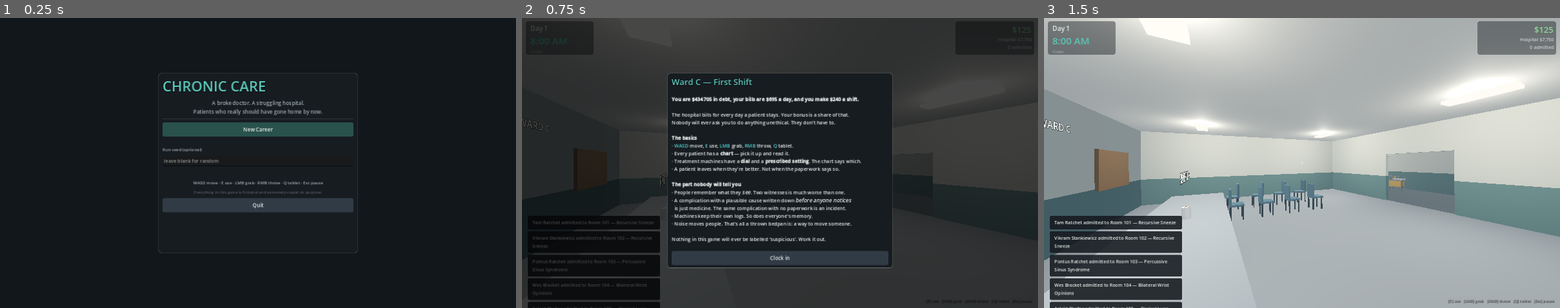
Above: before the commit, frames 1-3 (left to right).
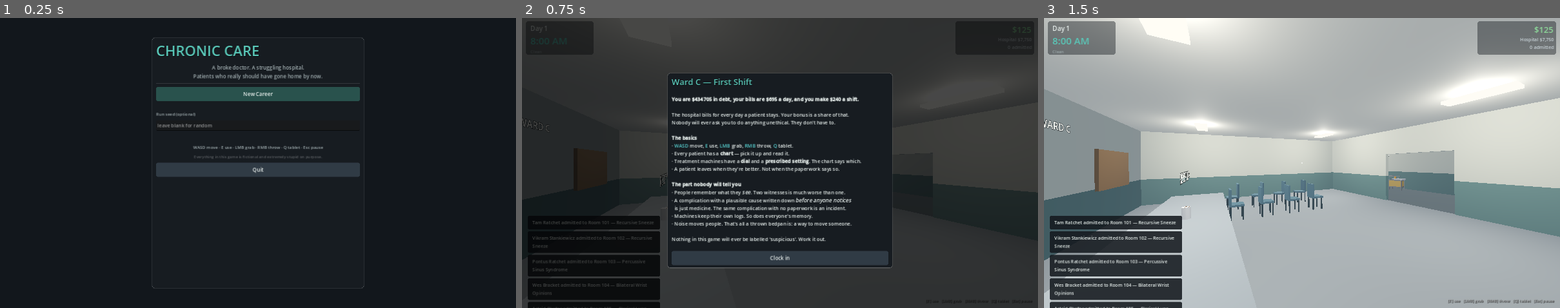
Above: after the commit, the same moments.

Repository: masonobegi/crypts-of-chaos
Game: Godot game, scene res://scenes/Boot.tscn
Two runs of this game, one before a commit and one after it. Both use one fixed random seed, a clock stepped at 60 frames per second and the inputs below.
Inputs:
- Up to frame 1 (0.25 s): no input
- Up to frame 2 (0.75 s): click "New Career" at 0.5 s
- Up to frame 3 (1.5 s): click "Clock in" at 1.25 s

The runs differ from the first frame. In frame 1, 9.5% of the frame differs, in the area x 29-71%, y 6-94%; in frame 2, nothing differs; in frame 3, nothing differs.

Commit message:
Career meta: endings unlock starting perks
One career ends in one of nine endings, and without something carried forward
the sandbox has no reason to be replayed once you have seen it work. Each
ending now unlocks a starting perk shaped by how that career went — going
bankrupt gets the loans consolidated, going to prison means somebody outside
owes you a favour, being struck off leaves you with thicker skin against the
sanction ladder, and running a genuinely good ward means your name opens doors.

Persisted separately from the save game in user://meta.json, so it survives
starting over. The main menu shows careers finished, endings found, and lets
you pick from what you have unlocked.

Tests assert that perks are locked until their ending is reached, that every
perk's source ending actually exists (a perk from a nonexistent ending could
never unlock), that selecting a locked perk is a no-op, and that each perk
genuinely changes the starting state rather than only setting a flag.

595 assertions, 37 smoke checks, 12 balance checks.

Co-Authored-By: Claude Opus 5 <noreply@anthropic.com>
Claude-Session: https://claude.ai/code/session_012v14cF2GepYx5imtAqBXn5

Diff:
--- a/project.godot
+++ b/project.godot
@@ -22,6 +22,7 @@
 GameState="*res://scripts/autoload/GameState.gd"
 AudioMgr="*res://scripts/autoload/AudioMgr.gd"
 SaveSystem="*res://scripts/autoload/SaveSystem.gd"
+Meta="*res://scripts/autoload/Meta.gd"
 
 [display]
 
--- /dev/null
+++ b/scripts/autoload/Meta.gd
@@ -0,0 +1,161 @@
+extends Node
+## Progress that survives a career.
+##
+## One career is 45–120 minutes and terminates in an ending. Without something
+## carried forward, the sandbox has no reason to be replayed once you have seen
+## it work. Endings unlock starting perks, so the ways you fail are also the ways
+## you get stronger — and the perks are deliberately shaped by the ending that
+## grants them.
+
+const PATH := "user://meta.json"
+
+## ending id -> perk it unlocks
+const PERKS := {
+	"consolidated": {
+		"name": "Consolidated Debt", "from": "bankrupt",
+		"desc": "You finally got the loans onto one statement. Daily outflow down 20%.",
+	},
+	"good_name": {
+		"name": "A Good Name", "from": "saint",
+		"desc": "People remember the ward you ran. Hospital and doctor standing start higher.",
+	},
+	"retainer": {
+		"name": "Solicitor On Speed Dial", "from": "tycoon",
+		"desc": "You start with the legal retainer already in place.",
+	},
+	"loyal_ward": {
+		"name": "The Old Crew", "from": "medical_mafia",
+		"desc": "Staff start considerably more loyal, and considerably less talkative.",
+	},
+	"clean_slate": {
+		"name": "Cooperating Witness", "from": "whistleblower",
+		"desc": "Government scrutiny starts at zero, and institutional heat cools faster.",
+	},
+	"old_hand": {
+		"name": "Steady Hands", "from": "legendary",
+		"desc": "You read patients better. Vitals are markedly less noisy from day one.",
+	},
+	"confidential_waste": {
+		"name": "Contacts In Facilities", "from": "fraud_king",
+		"desc": "The confidential waste contract is already signed.",
+	},
+	"a_friend": {
+		"name": "A Friend Outside", "from": "prison",
+		"desc": "Somebody owed you. Start with an extra $2,000 and no questions.",
+	},
+	"thick_skin": {
+		"name": "Thick Skin", "from": "license_revoked",
+		"desc": "You have been through it. The sanction ladder starts one rung more forgiving.",
+	},
+}
+
+var endings_seen: Dictionary = {}       ## ending id -> times reached
+var runs_completed: int = 0
+var best_earnings: int = 0
+var longest_career: int = 0
+var selected_perk: String = ""
+
+func _ready() -> void:
+	load_meta()
+
+# ------------------------------------------------------------------ unlocks
+func unlocked_perks() -> Array[String]:
+	var out: Array[String] = []
+	for id in PERKS:
+		if endings_seen.has(String(PERKS[id]["from"])):
+			out.append(String(id))
+	return out
+
+func is_unlocked(perk_id: String) -> bool:
+	return unlocked_perks().has(perk_id)
+
+func perk_name(perk_id: String) -> String:
+	return String(PERKS.get(perk_id, {}).get("name", perk_id))
+
+func perk_desc(perk_id: String) -> String:
+	return String(PERKS.get(perk_id, {}).get("desc", ""))
+
+## Which ending is still needed to unlock a given perk.
+func perk_source(perk_id: String) -> String:
+	return String(PERKS.get(perk_id, {}).get("from", ""))
+
+func select_perk(perk_id: String) -> void:
+	selected_perk = perk_id if is_unlocked(perk_id) else ""
+	save_meta()
+
+# ------------------------------------------------------------------ recording
+func record_ending(ending_id: String) -> void:
+	endings_seen[ending_id] = int(endings_seen.get(ending_id, 0)) + 1
+	runs_completed += 1
+	best_earnings = maxi(best_earnings, int(GameState.stats.get("personal_earned", 0)))
+	longest_career = maxi(longest_career, GameState.day)
+	save_meta()
+
+func endings_found() -> int:
+	return endings_seen.size()
+
+# ------------------------------------------------------------------ application
+## Applied immediately after GameState.start_new_career().
+func apply_perk() -> void:
+	if selected_perk == "" or not is_unlocked(selected_perk):
+		return
+	match selected_perk:
+		"consolidated":
+			for d in GameState.debts:
+				d["daily"] = int(float(d.get("daily", 0)) * 0.8)
+		"good_name":
+			GameState.adjust_rep("hospital", 0.18)
+			GameState.adjust_rep("doctor", 0.15)
+		"retainer":
+			GameState.owned_upgrades.append("legal_retainer")
+		"loyal_ward":
+			GameState.set_flag("perk_loyal_ward", true)
+		"clean_slate":
+			GameState.reputation["gov_scrutiny"] = 0.0
+			GameState.set_flag("perk_fast_cooling", true)
+		"old_hand":
+			GameState.set_flag("perk_steady_hands", true)
+		"confidential_waste":
+			GameState.owned_upgrades.append("shred_bin")
+		"a_friend":
+			GameState.add_personal(2000, "a friend outside")
+		"thick_skin":
+			GameState.set_flag("perk_thick_skin", true)
+	Log.i("perk applied: %s" % selected_perk, "Meta")
+
+# ------------------------------------------------------------------ persistence
+func save_meta() -> void:
+	var f := FileAccess.open(PATH, FileAccess.WRITE)
+	if f == null:
+		return
+	f.store_string(JSON.stringify({
+		"endings": endings_seen, "runs": runs_completed,
+		"best": best_earnings, "longest": longest_career,
+		"perk": selected_perk,
+	}, "  "))
+	f.close()
+
+func load_meta() -> void:
+	if not FileAccess.file_exists(PATH):
+		return
+	var f := FileAccess.open(PATH, FileAccess.READ)
+	if f == null:
+		return
+	var parsed: Variant = JSON.parse_string(f.get_as_text())
+	f.close()
+	if typeof(parsed) != TYPE_DICTIONARY:
+		return
+	var d: Dictionary = parsed
+	endings_seen = d.get("endings", {})
+	runs_completed = int(d.get("runs", 0))
+	best_earnings = int(d.get("best", 0))
+	longest_career = int(d.get("longest", 0))
+	selected_perk = String(d.get("perk", ""))
+
+func reset() -> void:
+	endings_seen.clear()
+	runs_completed = 0
+	best_earnings = 0
+	longest_career = 0
+	selected_perk = ""
+	save_meta()
--- a/scripts/core/game.gd
+++ b/scripts/core/game.gd
@@ -169,6 +169,9 @@
 	add_child(n)
 	n.global_position = hospital.point_in("station", "nurse_spawn")
 	var mind := DB.make_mind(n.npc_id, n.display, "nurse", arch)
+	if GameState.flag("perk_loyal_ward", false):
+		mind.trust = clampf(mind.trust + 0.25, 0.0, 1.0)
+		mind.talkativeness = maxf(0.05, mind.talkativeness - 0.3)
 	suspicion.register(mind, n)
 
 func _spawn_doctor(arch: String, index: int) -> void:
@@ -245,4 +248,5 @@
 
 func _on_game_over(ending_id: String) -> void:
 	GameState.set_phase(GameState.Phase.GAME_OVER)
+	Meta.record_ending(ending_id)
 	EventBus.request_ui.emit("game_over", {"ending": ending_id})
--- a/scripts/core/patient.gd
+++ b/scripts/core/patient.gd
@@ -146,6 +146,8 @@
 	# The diagnostics bench upgrade is the only thing that makes these readings
 	# trustworthy — before that, you are reading a person, not an instrument.
 	var noise_scale: float = Upgrades.vitals_noise_scale()
+	if GameState.flag("perk_steady_hands", false):
+		noise_scale *= 0.6
 	var n := func(k: String, spread: float) -> float:
 		return RNG.noise("vitals_%s_%s_%d" % [id, k, int(GameState.career_minutes / 30)],
 			spread * noise_scale)
--- a/scripts/systems/investigation_system.gd
+++ b/scripts/systems/investigation_system.gd
@@ -315,6 +315,10 @@
 	# The ladder gets much harder to climb past Probation. Losing a licence
 	# should take a sustained pattern across many shifts, not one bad week —
 	# the whole point of the ladder is that it gives you room to recover.
+	if GameState.flag("perk_thick_skin", false) and before <= 1:
+		steps = maxi(0, steps - 1)
+		if steps <= 0:
+			return
 	if before >= 4:
 		# Scaled by heat: a doctor who has cooled off gets room to recover, one
 		# running at maximum institutional heat does not.
--- a/scripts/systems/shift_system.gd
+++ b/scripts/systems/shift_system.gd
@@ -253,6 +253,8 @@
 	suspicion.run_statistical_review(patient_system.average_overstay(),
 		patient_system.active_count(), rolling_complication_rate())
 
+	if GameState.flag("perk_fast_cooling", false):
+		GameState.add_heat(-0.03, "cooperating witness")
 	var clean := _was_clean_shift()
 	investigations.consider_de_escalation(clean)
 	if not clean:
--- a/scripts/ui/main_menu.gd
+++ b/scripts/ui/main_menu.gd
@@ -12,7 +12,7 @@
 	bg.set_anchors_and_offsets_preset(Control.PRESET_FULL_RECT)
 	add_child(bg)
 
-	var panel := UIKit.center_panel(620, 560)
+	var panel := UIKit.center_panel(660, 780)
 	add_child(panel)
 	var v := UIKit.vbox(10)
 	panel.add_child(v)
@@ -30,6 +30,28 @@
 			if String(s["slot"]) == SaveSystem.AUTOSAVE:
 				label = "Continue — Day %d, %s" % [int(s["day"]), UIKit.money_str(int(s["money"]))]
 		v.add_child(UIKit.button(label, _continue))
+
+	if Meta.runs_completed > 0:
+		v.add_child(UIKit.rule())
+		v.add_child(UIKit.row("Careers finished", str(Meta.runs_completed)))
+		v.add_child(UIKit.row("Endings found", "%d of %d" % [
+			Meta.endings_found(), Endings.ENDINGS.size()], UIKit.ACCENT))
+		v.add_child(UIKit.row("Best earnings", UIKit.money_str(Meta.best_earnings), UIKit.MONEY))
+		var unlocked := Meta.unlocked_perks()
+		if not unlocked.is_empty():
+			v.add_child(UIKit.label("STARTING PERK", 13, UIKit.INK_DIM))
+			var none_btn := UIKit.button("None", func(): _pick_perk(""),
+				UIKit.PANEL_LIGHT if Meta.selected_perk != "" else Color(0.20, 0.35, 0.38))
+			v.add_child(none_btn)
+			for id in unlocked:
+				var perk_id := id
+				var b := UIKit.button(Meta.perk_name(perk_id), func(): _pick_perk(perk_id),
+					UIKit.PANEL_LIGHT if Meta.selected_perk != perk_id else Color(0.20, 0.35, 0.38))
+				b.tooltip_text = Meta.perk_desc(perk_id)
+				v.add_child(b)
+			if Meta.selected_perk != "":
+				v.add_child(UIKit.label(Meta.perk_desc(Meta.selected_perk), 12, UIKit.INK_DIM,
+					HORIZONTAL_ALIGNMENT_LEFT, true))
 
 	v.add_child(UIKit.spacer(10))
 	v.add_child(UIKit.label("Run seed (optional)", 13, UIKit.INK_DIM))
@@ -54,8 +76,15 @@
 		var txt := _seed_field.text.strip_edges()
 		s = int(txt) if txt.is_valid_int() else hash(txt)
 	GameState.start_new_career(s)
+	Meta.apply_perk()
 	SaveSystem.delete_save(SaveSystem.AUTOSAVE)
 	get_tree().change_scene_to_file("res://scenes/Game.tscn")
+
+func _pick_perk(id: String) -> void:
+	Meta.select_perk(id)
+	for c in get_children():
+		c.queue_free()
+	call_deferred("_ready")
 
 func _continue() -> void:
 	GameState.set_flag("continue_save", true)
--- a/scripts/ui/ui_root.gd
+++ b/scripts/ui/ui_root.gd
@@ -185,6 +185,7 @@
 	v.add_child(UIKit.button("New career", func():
 		get_tree().paused = false
 		GameState.start_new_career()
+		Meta.apply_perk()
 		get_tree().change_scene_to_file("res://scenes/Game.tscn")))
 	v.add_child(UIKit.button("Main menu", func():
 		get_tree().paused = false
--- a/tests/test_sim.gd
+++ b/tests/test_sim.gd
@@ -94,3 +94,63 @@
 	eco.settle_debts()
 	t.eq(int(GameState.flag("missed_rent_days", 0)), 0, "paying up clears the streak")
 	eco.free()
+
+# ==================================================================== meta
+func test_perks_are_locked_until_their_ending_is_reached() -> void:
+	Meta.reset()
+	t.eq(Meta.unlocked_perks().size(), 0, "nothing unlocked on a fresh install")
+	t.ok(not Meta.is_unlocked("retainer"), "the retainer perk is locked")
+	Meta.record_ending("tycoon")
+	t.ok(Meta.is_unlocked("retainer"), "reaching Tycoon unlocks it")
+	t.ok(not Meta.is_unlocked("good_name"), "but not the others")
+	t.eq(Meta.runs_completed, 1, "the career is counted")
+
+func test_every_perk_is_reachable_from_a_real_ending() -> void:
+	# A perk whose source ending does not exist can never be unlocked.
+	for id in Meta.PERKS:
+		var source := Meta.perk_source(String(id))
+		t.ok(Endings.ENDINGS.has(source),
+			"perk '%s' comes from a real ending ('%s')" % [id, source])
+
+func test_selecting_a_locked_perk_does_nothing() -> void:
+	Meta.reset()
+	Meta.select_perk("retainer")
+	t.eq(Meta.selected_perk, "", "a locked perk cannot be selected")
+
+func test_perks_actually_change_the_starting_state() -> void:
+	Meta.reset()
+	Meta.record_ending("bankrupt")
+	Meta.select_perk("consolidated")
+	GameState.start_new_career(31)
+	var full := GameState.daily_debt_payment()
+	Meta.apply_perk()
+	t.lt(float(GameState.daily_debt_payment()), float(full) * 0.85,
+		"Consolidated Debt genuinely lowers the daily outflow")
+
+	Meta.reset()
+	Meta.record_ending("tycoon")
+	Meta.select_perk("retainer")
+	GameState.start_new_career(32)
+	Meta.apply_perk()
+	t.ok(GameState.has_upgrade("legal_retainer"), "the retainer perk grants the upgrade")
+
+	Meta.reset()
+	Meta.record_ending("prison")
+	Meta.select_perk("a_friend")
+	GameState.start_new_career(33)
+	var before := GameState.personal_money
+	Meta.apply_perk()
+	t.eq(GameState.personal_money, before + 2000, "A Friend Outside pays out")
+	Meta.reset()
+	GameState.start_new_career(1)
+
+func test_meta_survives_a_save_and_load() -> void:
+	Meta.reset()
+	Meta.record_ending("saint")
+	Meta.record_ending("saint")
+	Meta.select_perk("good_name")
+	Meta.load_meta()
+	t.eq(int(Meta.endings_seen.get("saint", 0)), 2, "repeat endings are counted")
+	t.eq(Meta.selected_perk, "good_name", "the chosen perk persists")
+	t.eq(Meta.runs_completed, 2, "career count persists")
+	Meta.reset()
Not shown, changed: PROGRESS_LOG.md
Not shown, changed: README.md
